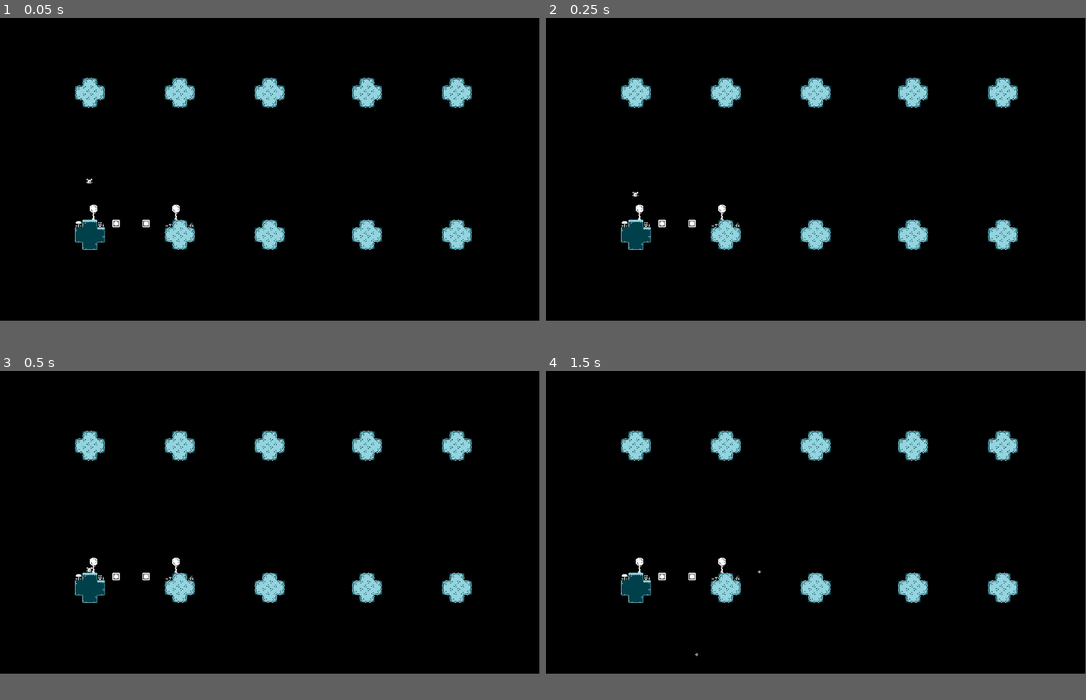
Above: before the commit, frames 1-4 (two rows, left to right).
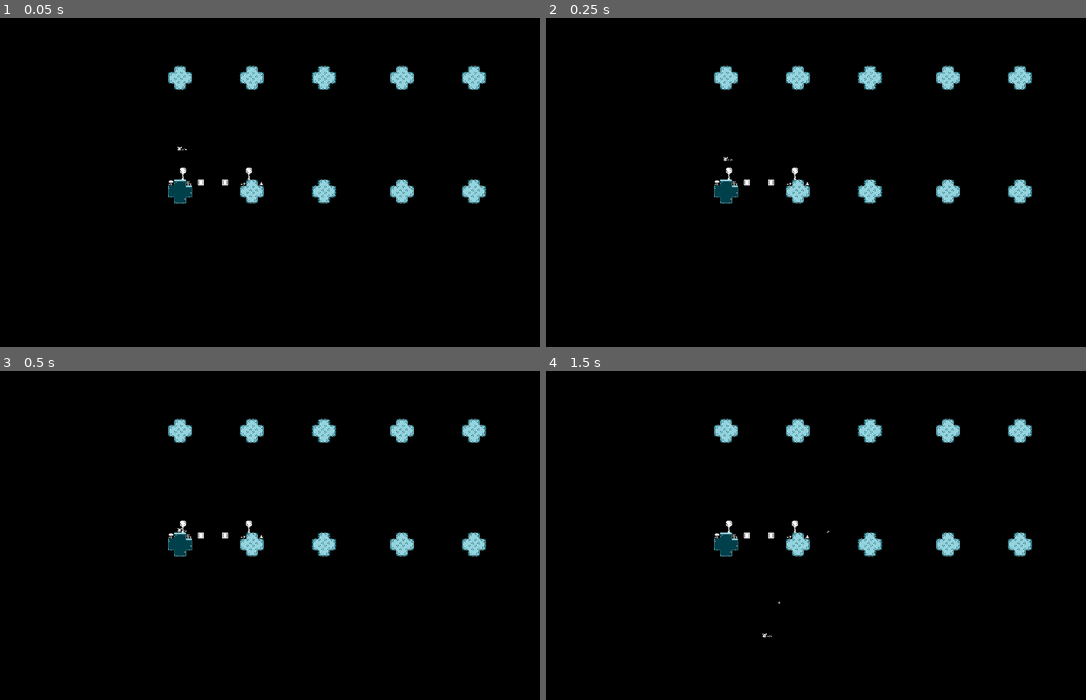
Above: after the commit, the same moments.

Repository: Cyrus-Malekani/railer
Game: Godot game, scene res://world.tscn
Same seed, same stepped clock (60 frames per second), same inputs: the game is played once before the commit and once after it.
Inputs (mouse positions are in pixels of both pictures, inside the frame that each line leads up to):
- Up to frame 1 (0.05 s): no input
- Up to frame 2 (0.25 s): no input
- Up to frame 3 (0.5 s): no input
- Up to frame 4 (1.5 s): tap Enter at 0.5 s; move the mouse to (934, 505) at 0.52 s; hold D (right) from 0.53 s (still down); click (934, 505) at 0.6 s; tap Space (jump) at 0.77, 1.25 s; move the mouse to (708, 538) at 1.27 s; click (708, 538) at 1.35 s
In our replay, the window is 799x449 before the commit and 800x488 after it. These sizes can differ from the game's own. Grey fills any space a smaller window leaves; there, only what the larger window draws over its background counts as a difference.

The runs differ from the first frame. In frame 1, 6.3% of the frame differs, in the area x 13-90%, y 14-71%; in frame 2, 6.3%; in frame 3, 6.3%; in frame 4, 6.3%.

Commit message:
Added HandAnchor for shootdirection.

Diff:
--- a/characters/player/player.gd
+++ b/characters/player/player.gd
@@ -3,8 +3,5 @@
 
 func _physics_process(delta: float) -> void:
 	velocity.x = move_speed * direction.x
-	#print("velocity x:", velocity.x)
-	#print("velocity y:", velocity.y)
-	#print("direction :", direction.x)
 	_apply_gravity(delta)
 	move_and_slide()
--- a/characters/player/player.tscn
+++ b/characters/player/player.tscn
@@ -1,16 +1,22 @@
-[gd_scene load_steps=10 format=3 uid="uid://c5tt7rrd4ovvd"]
+[gd_scene load_steps=13 format=3 uid="uid://c5tt7rrd4ovvd"]
 
 [ext_resource type="SpriteFrames" uid="uid://bcj6et5uhs2d8" path="res://characters/player/player_sprite_frames.tres" id="1_8kmk2"]
 [ext_resource type="Script" path="res://characters/player/player.gd" id="1_dn080"]
 [ext_resource type="Resource" uid="uid://bcqh23kd5eadv" path="res://characters/player/player_input_actions.tres" id="2_kgvma"]
 [ext_resource type="Script" path="res://characters/facing.gd" id="3_x11j3"]
 [ext_resource type="Script" path="res://characters/player/player_input.gd" id="5_rpysv"]
+[ext_resource type="Script" path="res://characters/player/hand_anchor.gd" id="6_10nda"]
 [ext_resource type="Script" path="res://characters/shooter.gd" id="6_k7ieq"]
 [ext_resource type="Resource" uid="uid://c4o7rqt3dhfmo" path="res://weapons/projectiles/fireable_basic.tres" id="7_n2lev"]
 [ext_resource type="Resource" uid="uid://ckiu4ifnlxns6" path="res://data/group_names.tres" id="8_v6fne"]
+[ext_resource type="Texture2D" uid="uid://bb3jmhdr06vbc" path="res://art/monochrome_tilemap_transparent.png" id="9_c4anm"]
 
 [sub_resource type="RectangleShape2D" id="RectangleShape2D_gn2yv"]
 size = Vector2(12, 11)
+
+[sub_resource type="AtlasTexture" id="AtlasTexture_p2gf2"]
+atlas = ExtResource("9_c4anm")
+region = Rect2(141, 204, 6, 14)
 
 [node name="Player" type="CharacterBody2D"]
 texture_filter = 1
@@ -37,11 +43,23 @@
 script = ExtResource("5_rpysv")
 player = NodePath("..")
 actions = ExtResource("2_kgvma")
-shooter = NodePath("../Shooter")
+shooter = NodePath("../HandAnchor/Shooter")
 
-[node name="Shooter" type="Node2D" parent="."]
+[node name="HandAnchor" type="Node2D" parent="."]
+position = Vector2(0, -3)
+script = ExtResource("6_10nda")
+
+[node name="Shooter" type="RayCast2D" parent="HandAnchor"]
 texture_filter = 1
-position = Vector2(10, -5)
+position = Vector2(20, 0)
+target_position = Vector2(0, 0)
+hit_from_inside = true
 script = ExtResource("6_k7ieq")
 fireable = ExtResource("7_n2lev")
 group_names = ExtResource("8_v6fne")
+
+[node name="Sprite2D" type="Sprite2D" parent="HandAnchor/Shooter"]
+position = Vector2(-6, 0)
+rotation = 1.57079
+scale = Vector2(0.786, 1)
+texture = SubResource("AtlasTexture_p2gf2")
--- a/characters/shooter.gd
+++ b/characters/shooter.gd
@@ -1,9 +1,10 @@
 class_name Shooter
-extends Node2D
+extends RayCast2D
 ##Launches projectiles when try_shoot is called successfully
 
 @export var fireable : Fireable
 @export var group_names : GroupNames
+@export var default_direction = Vector2.RIGHT
 
 var projectiles_parent : Node
 
@@ -12,11 +13,21 @@
 	assert(projectiles_parent != null)
 
 func try_shoot() -> bool:
-	_shoot()
-	return true
+	if not is_colliding():
+		_shoot()
+		return true
+
+	return false
 
 func _shoot():
 	var projectile = fireable.scene.instantiate() as Projectile
 	projectiles_parent.add_child(projectile)
 	projectile.name = fireable.display_name
 	projectile.global_position = global_position
+
+	# Take the default facing direction off the shooter and rotate the direction
+	# vector to the same direction the mouse cursor is pointed in
+	# so the projectile launches in the direction of the cursor
+
+	var launch_direction = default_direction.rotated(global_rotation)
+	projectile.launch(launch_direction)
--- a/project.godot
+++ b/project.godot
@@ -14,6 +14,11 @@
 run/main_scene="res://world.tscn"
 config/features=PackedStringArray("4.3", "Mobile")
 config/icon="res://icon.svg"
+
+[display]
+
+window/size/viewport_width=1440
+window/size/viewport_height=880
 
 [input]
 
--- a/weapons/projectiles/projectile.gd
+++ b/weapons/projectiles/projectile.gd
@@ -7,3 +7,6 @@
 
 func _ready() -> void:
 	linear_velocity.x = initial_velocity
+
+func launch(p_move_direction : Vector2):
+	linear_velocity = initial_velocity * p_move_direction
